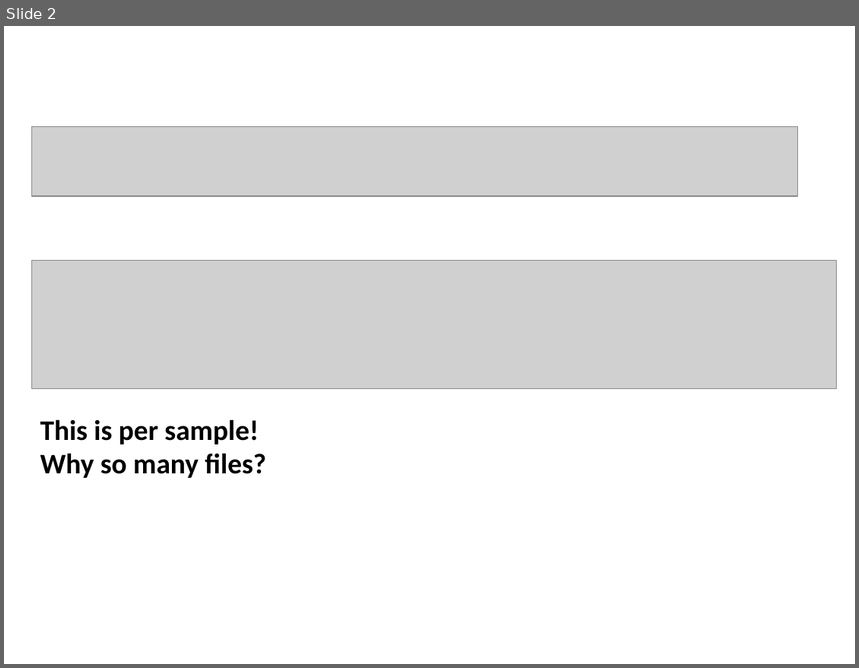
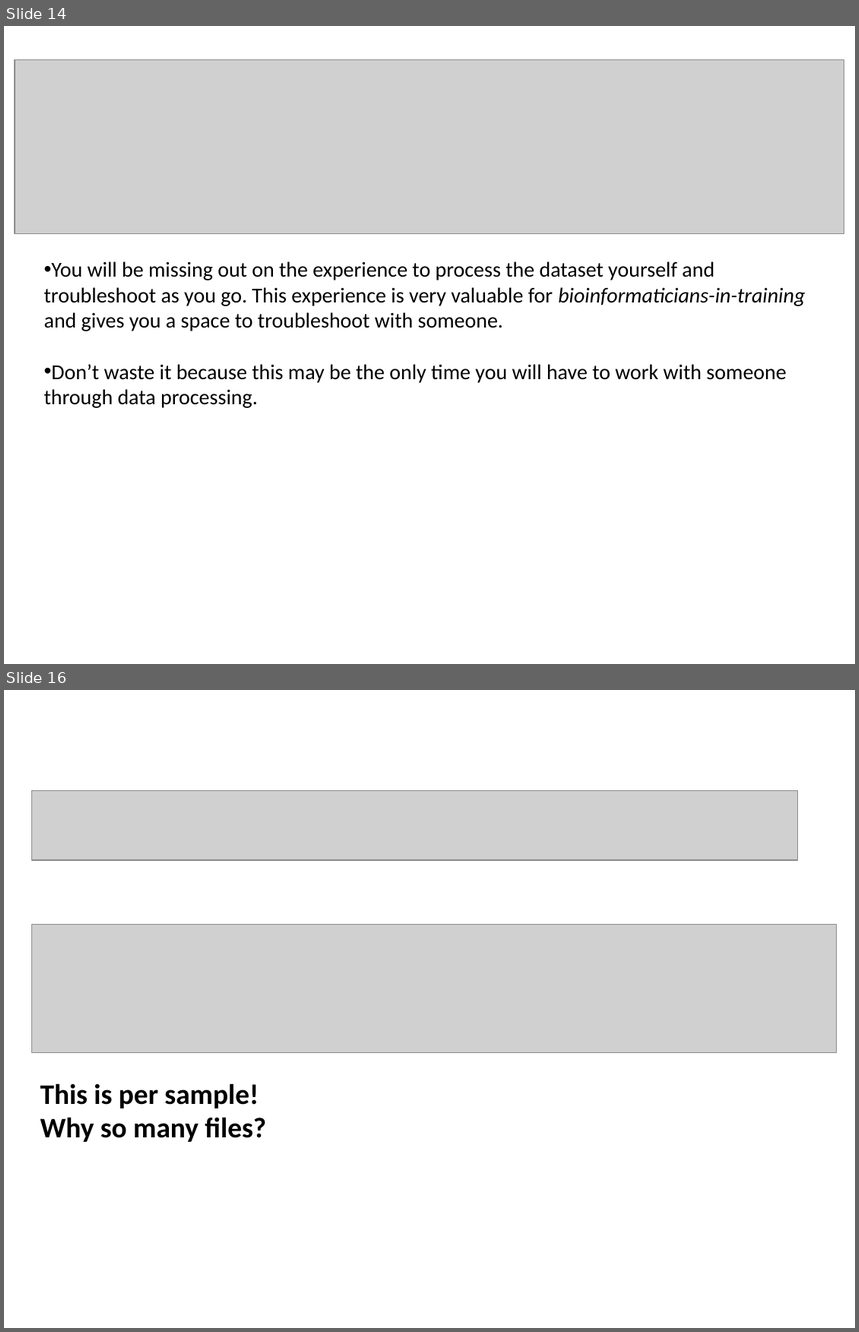
Before and after one commit to PRodriguez19/Intro-to-rnaseq, a slide deck: lectures/Lecture5-MMG232.pptx. Shown one above the other, each under a label of ours: slide 2 before the commit, slides 14 and 16 after it; the slides between them are not shown. The pictures are 859x668 and 859x1332 pixels, drawn with LibreOffice and Linux fonts; fonts in the diff are those of the drawing; grey boxes stand for pictures. Boxes give left, top, right and bottom in pixels: in the first picture for what was removed or moved away, otherwise in the second. Text is boxed around its words. In the diff, an @@ line names an element or a change of style, - is before the commit and + after.

```diff
--- a/lectures/Lecture5-MMG232.pptx
+++ b/lectures/Lecture5-MMG232.pptx
@@ slide 14 added at (4, 26, 855, 664), background #FFFFFF @@
@@ picture added at (15, 60, 845, 233) @@
@@ text added at (44, 262, 805, 408), 18 pt, text #000000 @@
+• You will be missing out on the experience to process the dataset yourself and troubleshoot as you go. This experience is very valuable for bioinformaticians-in-training and gives you a space to troubleshoot with someone.
+• Don’t waste it because this may be the only time you will have to work with someone through data processing.
@@ what was slide 2 is now slide 16 @@
```
Also in this commit, not shown: 12 slides changed, 13 other slides added, 2 other files.
